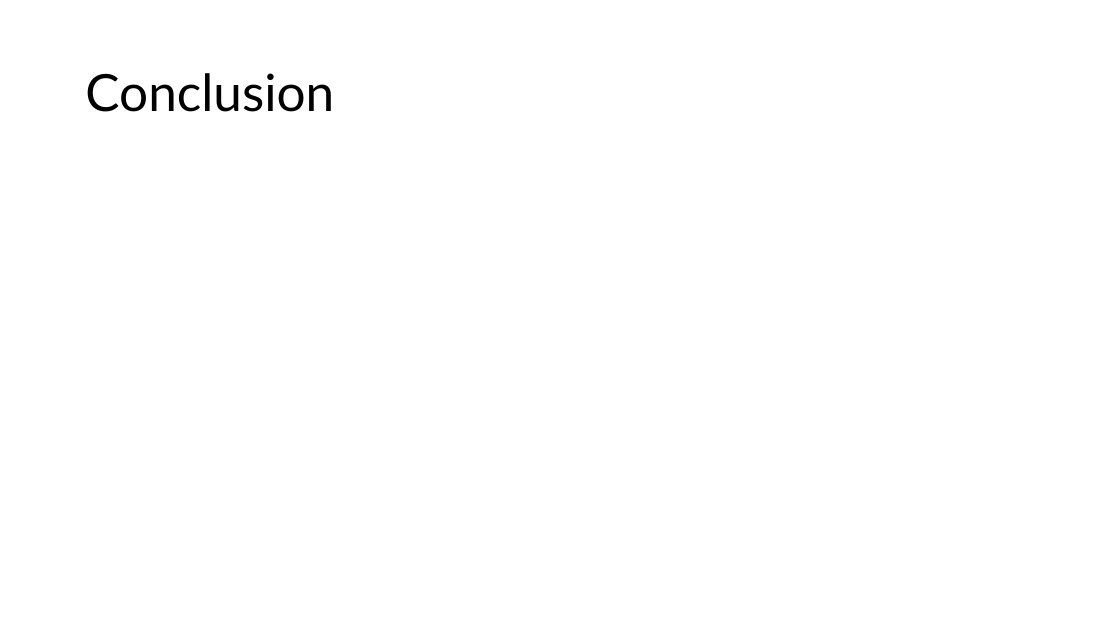
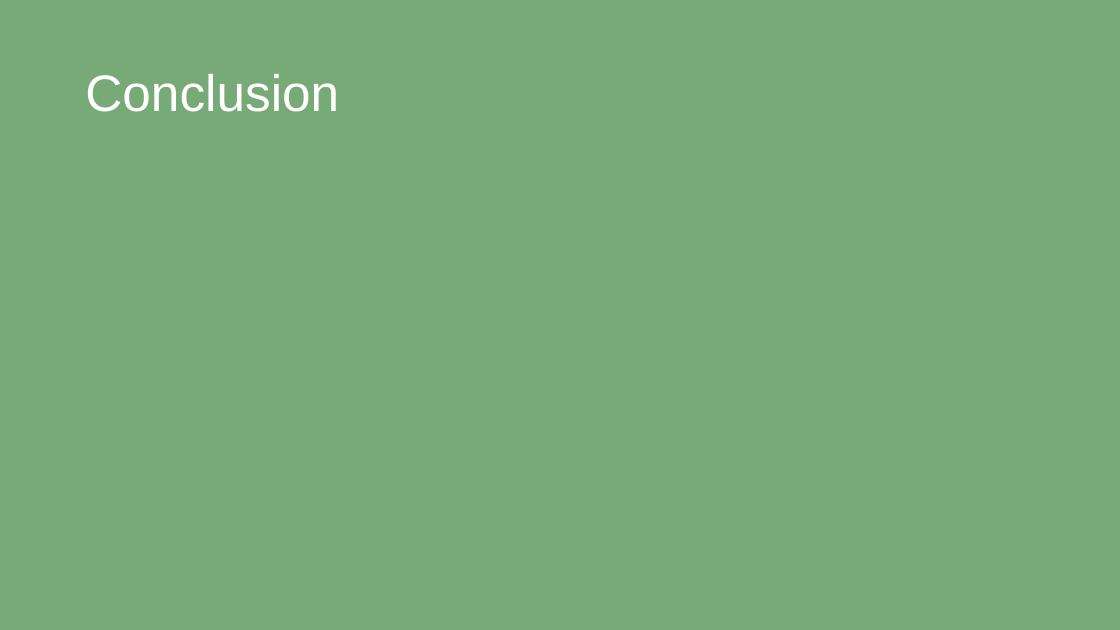
Before and after one commit to dtoshm/data_project_eight, a slide deck: slide 5 of movie_presentation.pptx. Drawn at 1120x630 pixels with LibreOffice and Linux fonts; fonts in the diff are those of the drawing. Boxes give left, top, right and bottom in pixels: in the first picture for what was removed or moved away, otherwise in the second. Text is boxed around its words. In the diff, an @@ line names an element or a change of style, - is before the commit and + after.

```diff
--- a/movie_presentation.pptx
+++ b/movie_presentation.pptx
@@ background #FFFFFF to #77AA77 @@
@@ title "Conclusion" at (85, 74, 339, 112): font Lato to Arial, text colour #000000 to #FFFFFF @@
```
Also in this commit, not shown: 4 other slides changed, 1 other file.
